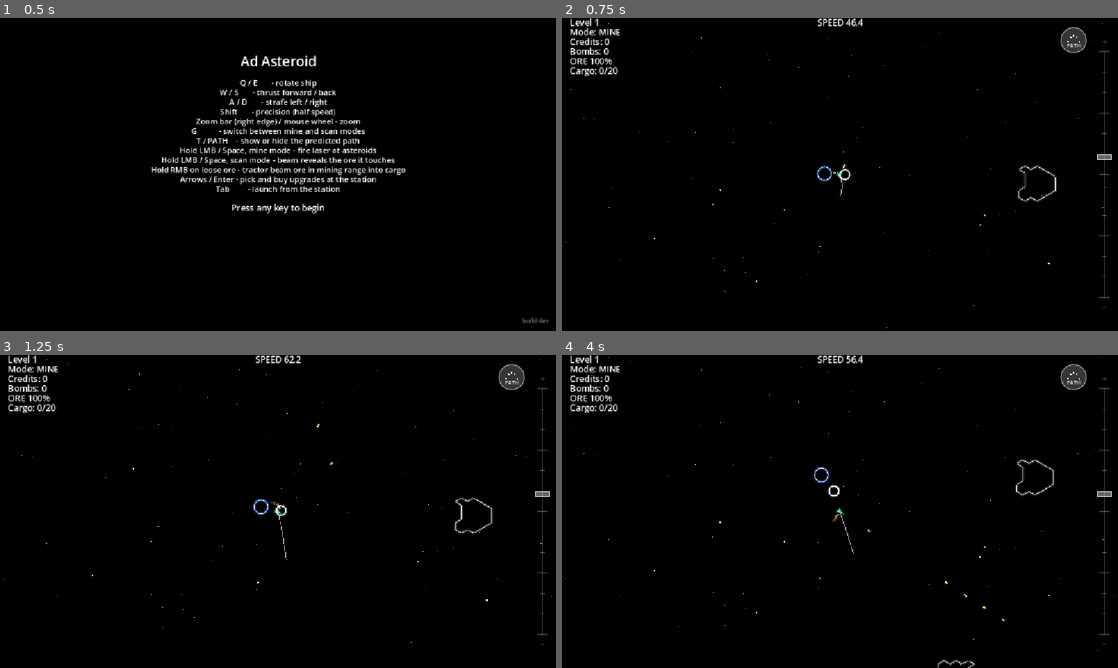
Above: before the commit, frames 1-4 (two rows, left to right).
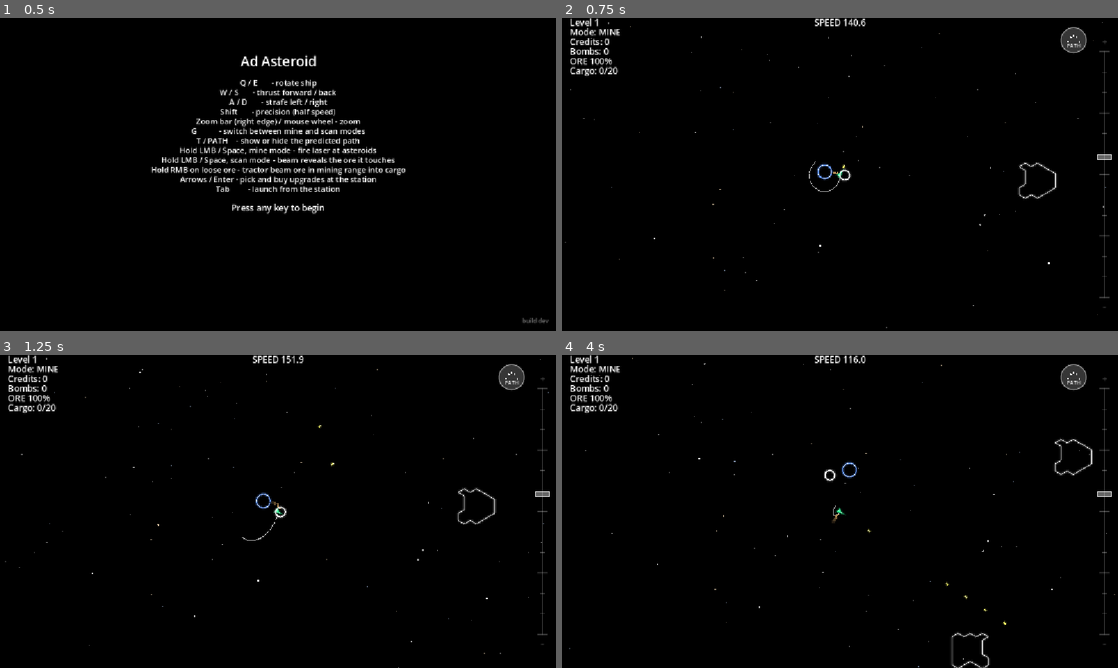
Above: after the commit, the same moments.

Repository: smdriggers/ad_asteroid_godot
Game: Godot game, scene res://main.tscn
The game is run twice, just before and just after one commit, with the same random seed, the same clock (stepped at 60 frames per second) and the same inputs.
Inputs (mouse positions are in pixels of both pictures, inside the frame that each line leads up to):
- Up to frame 1 (0.5 s): no input
- Up to frame 2 (0.75 s): tap Enter at 0.5 s; move the mouse to (962, 158) at 0.52 s; hold D from 0.53 s (still down); hold E from 0.53 s (still down); click (962, 158) at 0.67 s
- Up to frame 3 (1.25 s): keep holding D; keep holding E; tap Space at 0.77 s
- Up to frame 4 (4 s): release D at 1.25 s; release E at 1.25 s; drag from (728, 527) to (812, 574) at 1.27 s; move the mouse to (895, 442) at 2.02 s; hold D 2.03-2.75 s; hold Shift 2.03-2.75 s; drag from (812, 574) to (673, 464) at 2.77 s; move the mouse to (1006, 558) at 3.52 s; hold A from 3.53 s (still down); hold Tab from 3.53 s (still down); tap Space at 3.77 s

Frame 1 is identical in both runs. In frame 2, 0.7% of the frame differs, in the area x 8-98%, y 0-88%; in frame 3, 0.9%; in frame 4, 1.2%, in the area x 0-100%, y 0-100%.

Commit message:
Test: multiply every body's GM by 10 (G 50 -> 500)
Quick gravity test. Raising G scales GM for the star and every planet at
once; orbits on rails, the launch orbit and the trajectory preview all
derive from it, so everything stays consistent. Revert G to 50.0 to undo.

Co-Authored-By: Claude Opus 5.5 <noreply@anthropic.com>

Diff:
--- a/config.gd
+++ b/config.gd
@@ -4,7 +4,7 @@
 # Placeholder values throughout; tune by playing (per CLAUDE.md).
 
 # --- Simulation ---
-const G: float = 50.0              # gravitational constant — ported from pygame config.py
+const G: float = 500.0             # gravitational constant. TEST: 10x the pygame value (50) to try GM x10 — revert to 50.0 to undo
 const SOFTENING: float = 50.0      # px; prevents blow-ups at close range — ported from pygame config.py
 const SIM_DT: float = 1.0 / 60.0   # fixed sim step; must match Project Settings -> Physics -> Common -> Physics Ticks Per Second
 
